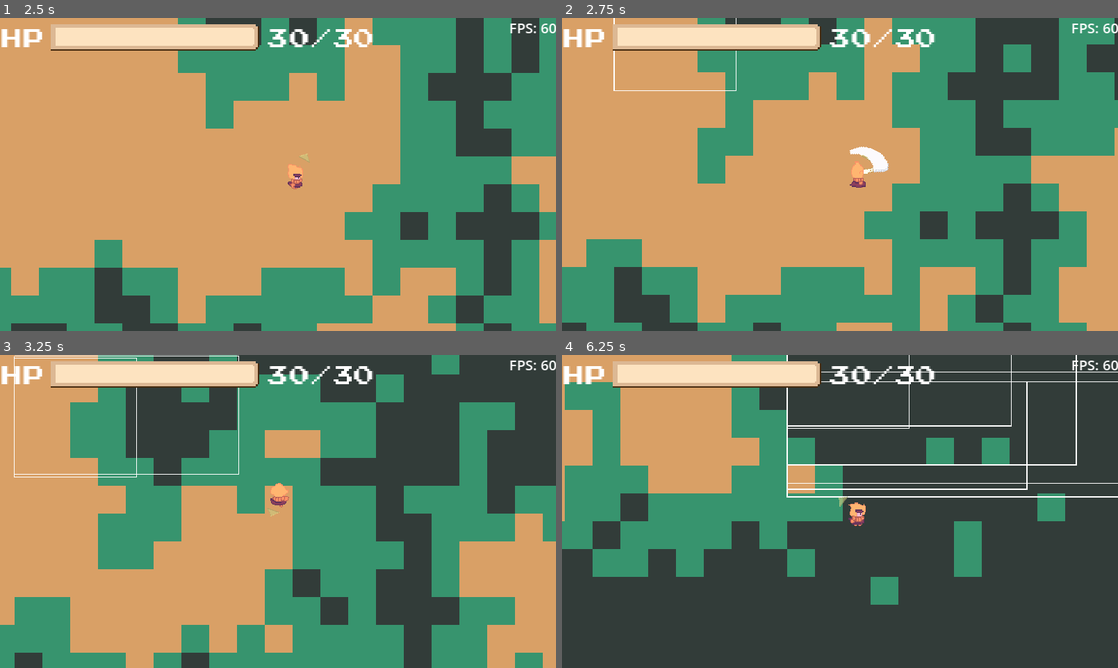
Above: before the commit, frames 1-4 (two rows, left to right).
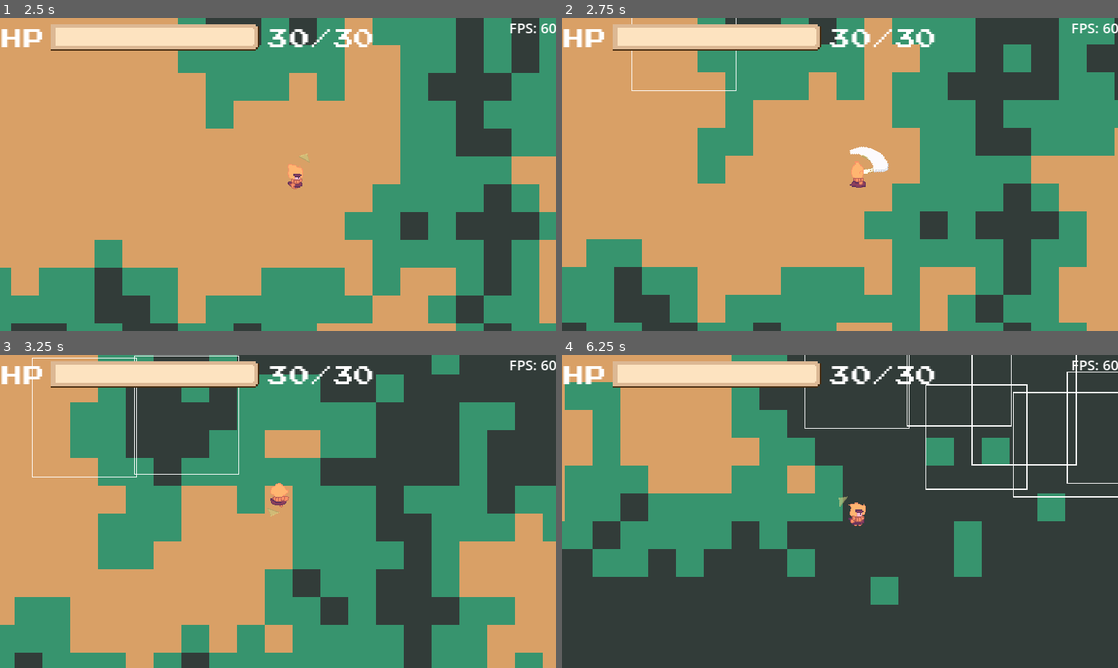
Above: after the commit, the same moments.

Repository: 0megq/PirateJam14
Game: Godot game, scene res://tests/testing_scene.tscn
Same seed, same stepped clock (60 frames per second), same inputs: the game is played once before the commit and once after it. The engine's default icon, where the game draws it, is replaced by a stand-in: a white triangle on a blue panel in a dark square.
Inputs (mouse positions are in pixels of both pictures, inside the frame that each line leads up to):
- Up to frame 1 (2.5 s): tap Enter (ui_accept) at 0.5, 0.77, 1.52 s; move the mouse to (400, 158) at 0.52 s; press the mouse at (400, 158) at 0.53 s; hold D (right) 0.53-1.28 s; move the mouse to (166, 190) at 1.27 s; release the mouse at (166, 190) at 1.28 s; hold S (down) 1.28-2.03 s; click (166, 190) at 1.35 s; move the mouse to (333, 105) at 2.02 s; press the mouse at (333, 105) at 2.03 s; hold D (right) from 2.03 s (still down)
- Up to frame 2 (2.75 s): keep holding D (right)
- Up to frame 3 (3.25 s): move the mouse to (250, 574) at 2.77 s; release D (right) at 2.78 s; release the mouse at (250, 574) at 2.78 s; hold W (up) from 2.78 s (still down); click (250, 574) at 2.85 s; tap Enter (ui_accept) at 3.02 s
- Up to frame 4 (6.25 s): move the mouse to (1006, 558) at 3.52 s; release W (up) at 3.53 s; press the mouse at (1006, 558) at 3.53 s; hold A (left) 3.53-5.03 s; tap Enter (ui_accept) at 3.77, 4.52, 6.02 s; tap R (reload) at 4.15 s; move the mouse to (673, 464) at 4.27 s; release the mouse at (673, 464) at 4.28 s; click (673, 464) at 4.35 s; move the mouse to (867, 511) at 5.02 s; press the mouse at (867, 511) at 5.03 s; hold S (down) 5.03-5.78 s; move the mouse to (756, 433) at 5.77 s; release the mouse at (756, 433) at 5.78 s; hold D (right) from 5.78 s (still down); click (756, 433) at 5.85 s

Frame 1 is identical in both runs. In frame 2, less than 0.1% of the frame differs, in the area x 9-13%, y 0-24%; in frame 3, 0.2%; in frame 4, 1.4%, in the area x 40-100%, y 0-46%.

Commit message:
Got the darn polygon bb to be global
- polygon to global function
- fixed get_polygon_bounding_box to return the correct bounding box
- added visualize polygon global for testing purposes

Still not done with placing tiles. almost there

Diff:
--- a/project/scripts/jam.gd
+++ b/project/scripts/jam.gd
@@ -105,9 +105,9 @@
 
 
 func place_jam_tiles() -> void:
-	var bounding_box := get_polygon_bounding_box(collision_polygon.polygon)
+	var col_polygon_global := polygon_to_global(collision_polygon.polygon)
+	var bounding_box := get_polygon_bounding_box(col_polygon_global)
 	var tile_size := Global.tile_map.tile_set.tile_size
-	print(bounding_box)
 
 
 # Returns a rectangle which outlines the entire collision polygon
@@ -115,19 +115,24 @@
 	var minv: Vector2
 	var maxv: Vector2
 	for vertex in polygon:
-		vertex = vertex.rotated(rotation)
-		vertex += position
-		if minv != null: # This has to be explicit. just doing minv will result in Vector2.ZERO being considered as false which is bad
+		if minv:
 			minv = Vector2(min(minv.x, vertex.x), min(minv.y, vertex.y))
 		else:
 			minv = vertex
-		if maxv != null:
+		if maxv:
 			maxv = Vector2(max(maxv.x, vertex.x), max(maxv.y, vertex.y))
 		else:
 			maxv = vertex
 	visualize_bounding_box_global(minv, maxv)
 	var bounding_box = Rect2(minv, maxv - minv)
 	return bounding_box
+
+
+func polygon_to_global(polygon: PackedVector2Array) -> PackedVector2Array:
+	for i in polygon.size():
+		polygon[i] = polygon[i].rotated(rotation) + global_position
+
+	return polygon
 
 
 func visualize_bounding_box_global(minv: Vector2, maxv: Vector2) -> void:
@@ -139,3 +144,9 @@
 	new_line.add_point(minv)
 	new_line.width = 1
 	get_parent().add_child(new_line)
+
+
+func visualize_polygon_global(polygon: PackedVector2Array) -> void:
+	var new_polygon: Polygon2D = Polygon2D.new()
+	new_polygon.polygon = polygon
+	get_parent().add_child(new_polygon)
